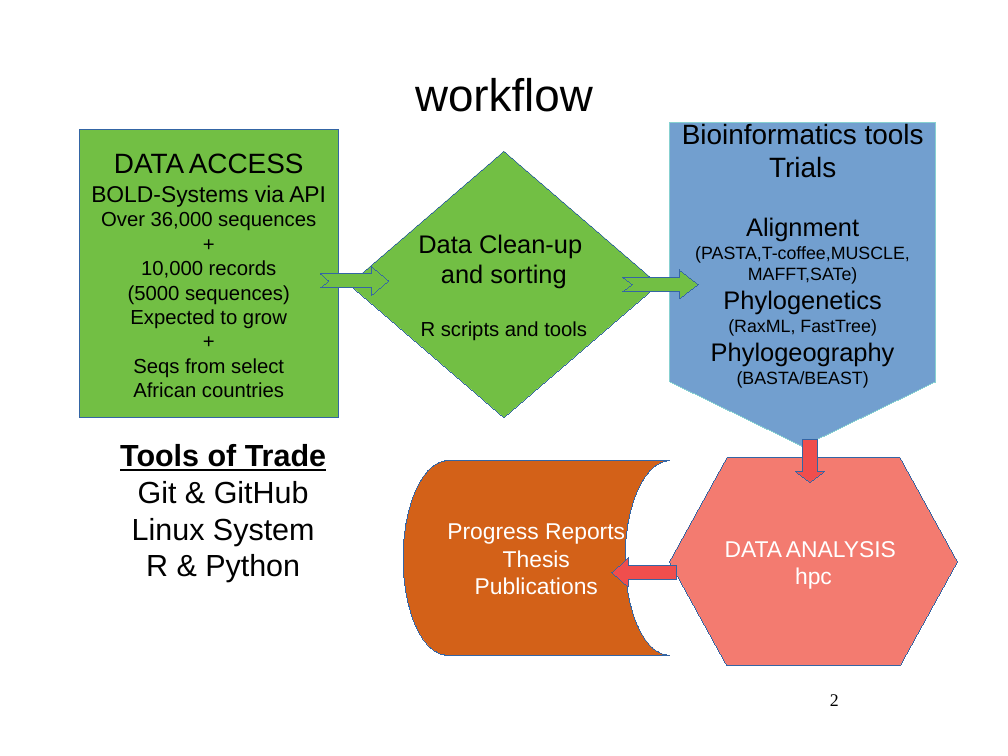
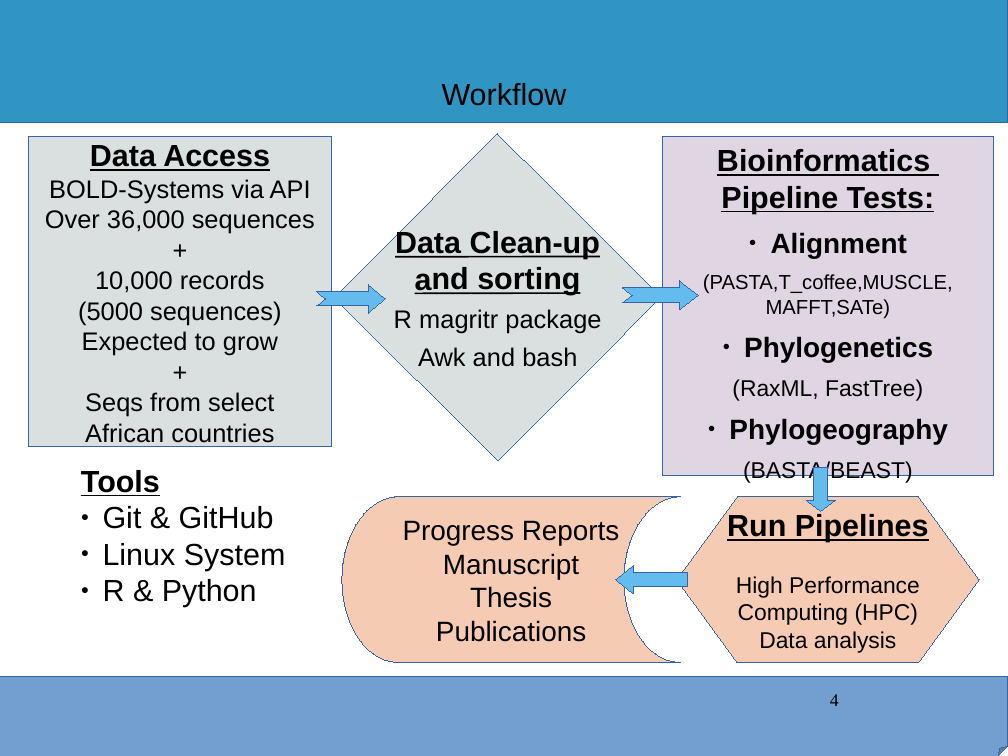
Before and after one commit to kibet-gilbert/co1_metaanalysis, a slide deck: slide 4 of icipe_progress_report.odp (slide 2 before the commit). Drawn at 1008x756 pixels with LibreOffice and Linux fonts; fonts in the diff are those of the drawing; background and template pictures are left out. Boxes give left, top, right and bottom in pixels: in the first picture for what was removed or moved away, otherwise in the second. Text is boxed around its words. In the diff, an @@ line names an element or a change of style, - is before the commit and + after.

```diff
--- a/icipe_progress_report.odp
+++ b/icipe_progress_report.odp
@@ rectangle added at box(0, 0, 1008, 123), fill #3095C3, outline #3465A4 0 pt @@
@@ title at box(442, 83, 567, 106): text changed; size 36 to 24 pt @@
-workflow
+Workflow
@@ rectangle "Data Access": place and size @@
-rectangle "Data Access" at box(80, 130, 338, 418)
+rectangle "Data Access" at box(28, 137, 331, 447)
@@ rectangle "Data Access" at box(28, 137, 331, 447): fill #72BF44 to #DADFDF @@
@@ text in rectangle at box(90, 145, 270, 171): text changed; size 22 to 24 pt; bold on @@
-DATA ACCESS
+Data Access
@@ diamond "Data Clean-up" at box(334, 133, 662, 461): fill #72BF44 to #DADFDF; rotation 0 to 359 degrees @@
@@ text "Bioinformatics": place and size @@
-text "Bioinformatics" at box(670, 123, 936, 446)
+text "Bioinformatics" at box(703, 149, 953, 484)
@@ text "Bioinformatics" at box(703, 149, 953, 484): vertical alignment middle to top; fill #729FCF to none; outline #87D1D1 0 pt to none @@
@@ rectangle added at box(662, 137, 993, 476), fill #E0D5E2, outline #3465A4 0 pt @@
@@ text at box(717, 149, 935, 214): text changed; size 22 to 24 pt; bold on @@
-Bioinformatics tools
-Trials
+Bioinformatics
+Pipeline Tests:
@@ text in rectangle at box(45, 179, 315, 447): size 18 to 20 pt in "BOLD-Systems via API"; size 16 to 20 pt in "Over 36,000 sequences", "+", "10,000 records", "(5000 sequences)" and 4 more places @@
@@ text in diamond at box(395, 229, 600, 295): size 20 to 24 pt, bold on, underline on in "Data Clean-up", "and sorting" @@
@@ text at box(729, 232, 947, 484): size 20 to 22 pt, bold on in "Alignment", "Phylogenetics", "Phylogeography"; size 14 to 16 pt in "MAFFT,SATe)"; size 14 to 18 pt in "(RaxML, FastTree)", "(BASTA/BEAST)"; bullet none to ●; more space between paragraphs @@
@@ freeform shape at box(316, 284, 385, 313): fill #72BF44 to #63BBEE @@
@@ freeform shape: place and size @@
-freeform shape at box(320, 266, 389, 295)
+freeform shape at box(316, 284, 385, 313)
@@ freeform shape: place and size @@
-freeform shape at box(623, 270, 699, 298)
+freeform shape at box(623, 281, 699, 309)
@@ freeform shape at box(623, 281, 699, 309): fill #72BF44 to #63BBEE @@
@@ text at box(703, 274, 953, 294): text changed; size 14 to 16 pt @@
-(PASTA,T-coffee,MUSCLE,
+(PASTA,T_coffee,MUSCLE,
@@ text in diamond at box(394, 309, 601, 367): text changed; size 16 to 20 pt @@
-R scripts and tools
+R magritr package
+Awk and bash
@@ text "Tools": place and size @@
-text "Tools" at box(120, 444, 326, 582)
+text "Tools" at box(81, 470, 286, 607)
@@ text at box(81, 470, 160, 496): text changed @@
-Tools of Trade
+Tools
@@ down arrow: place and size @@
-down arrow at box(796, 439, 824, 482)
+down arrow at box(807, 468, 835, 511)
@@ down arrow at box(807, 468, 835, 511): fill #F04E4D to #63BBEE @@
@@ text at box(103, 506, 286, 607): alignment centre to left; bullet none to ● @@
@@ flow chart online storage "Progress Reports": place and size @@
-flow chart online storage "Progress Reports" at box(403, 461, 670, 656)
+flow chart online storage "Progress Reports" at box(342, 497, 681, 662)
@@ flow chart online storage "Progress Reports" at box(342, 497, 681, 662): fill #D36118 to #F5CBB3 @@
@@ flow chart preparation "Run Pipelines": place and size @@
-flow chart preparation "Run Pipelines" at box(670, 457, 958, 666)
+flow chart preparation "Run Pipelines" at box(677, 497, 980, 662)
@@ flow chart preparation "Run Pipelines" at box(677, 497, 980, 662): fill #F37B70 to #F5CBB3 @@
@@ text in flow chart online storage at box(403, 520, 620, 642): size 18 to 22 pt, text colour #FFFFFF to #000000 in "Progress Reports", "Thesis", "Publications" @@
@@ text in flow chart preparation at box(727, 514, 929, 653): text changed; text colour #FFFFFF to #000000 @@
-DATA ANALYSIS
-hpc
+Run Pipelines
+High Performance
+Computing (HPC)
+Data analysis
@@ text in flow chart online storage at box(443, 553, 579, 579): paragraph added @@
+Manuscript
@@ left arrow: place and size @@
-left arrow at box(612, 558, 677, 586)
+left arrow at box(616, 565, 688, 594)
@@ left arrow at box(616, 565, 688, 594): fill #F04E4D to #63BBEE; proportions changed @@
@@ folded corner added at box(0, 677, 1008, 756), fill #729FCF, outline #3465A4 0 pt @@
@@ page number at box(830, 694, 839, 706): text changed @@
-2
+4
```
Also in this commit, not shown: 5 other slides changed, 5 slides added, 2 slides removed, 3 other files.
